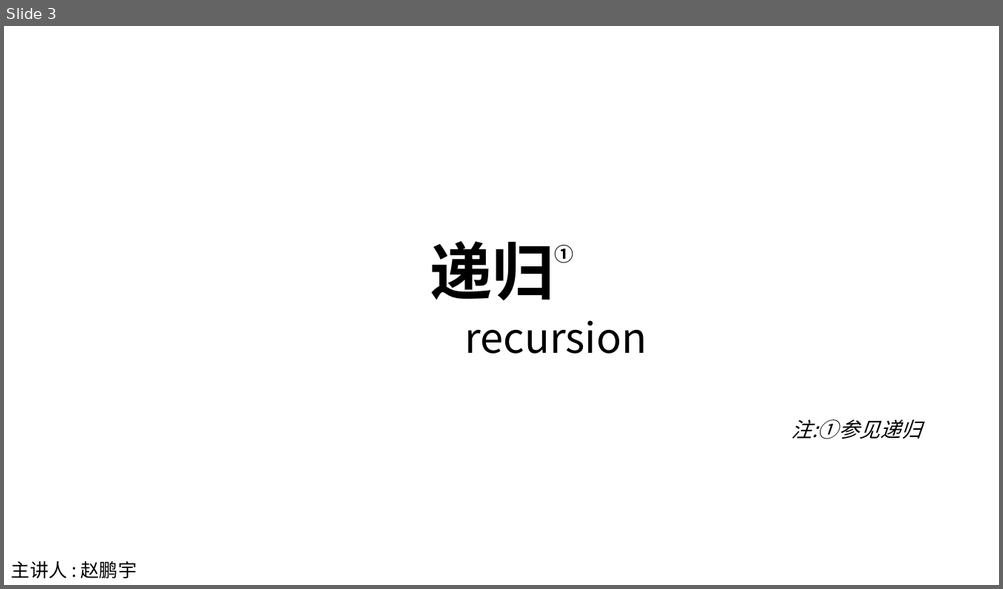
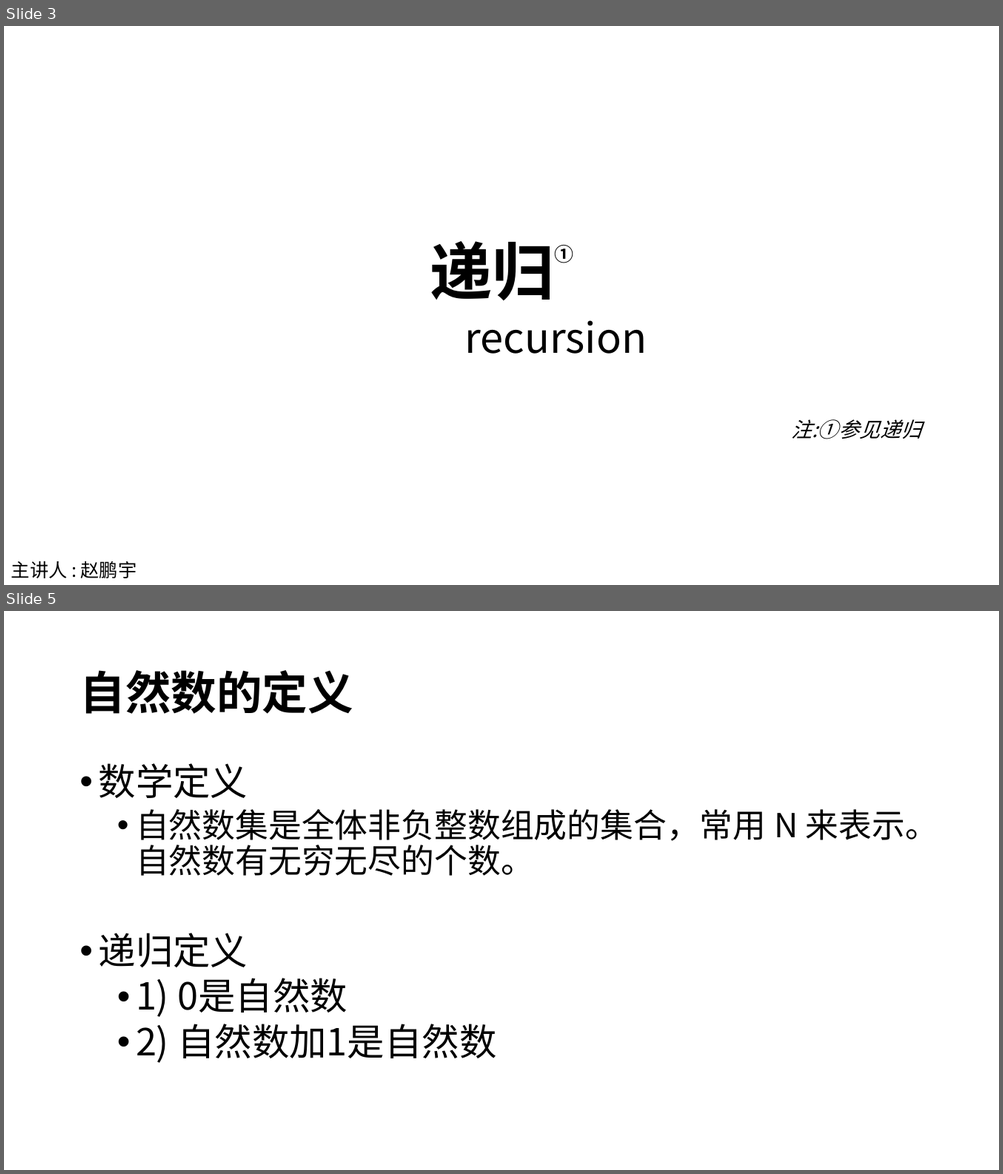
Before and after one commit to ZPYhiahiahia/nxjb-recursion-src, a slide deck: 递归.pptx. Shown one above the other, each under a label of ours: slide 3 before the commit, slides 3 and 5 after it; the slides between them are not shown. The pictures are 1003x589 and 1003x1174 pixels, drawn with LibreOffice and Linux fonts; fonts in the diff are those of the drawing. Boxes give left, top, right and bottom in pixels: in the first picture for what was removed or moved away, otherwise in the second. Text is boxed around its words. In the diff, an @@ line names an element or a change of style, - is before the commit and + after.

```diff
--- a/递归.pptx
+++ b/递归.pptx
@@ slide 5 added at bbox=[4, 611, 999, 1170], background #FFFFFF @@
@@ title added at bbox=[79, 670, 353, 714], 44 pt, text #000000, bold @@
+自然数的定义
@@ text added at bbox=[99, 763, 938, 1063], 32 pt, text #000000 @@
+• 数学定义
+  • 自然数集是全体非负整数组成的集合，常用 N 来表示。自然数有无穷无尽的个数。
+• 递归定义
+  • 1) 0是自然数
+  • 2) 自然数加1是自然数
```
Also in this commit, not shown: 1 slide changed, 3 other slides added, 3 other files.
